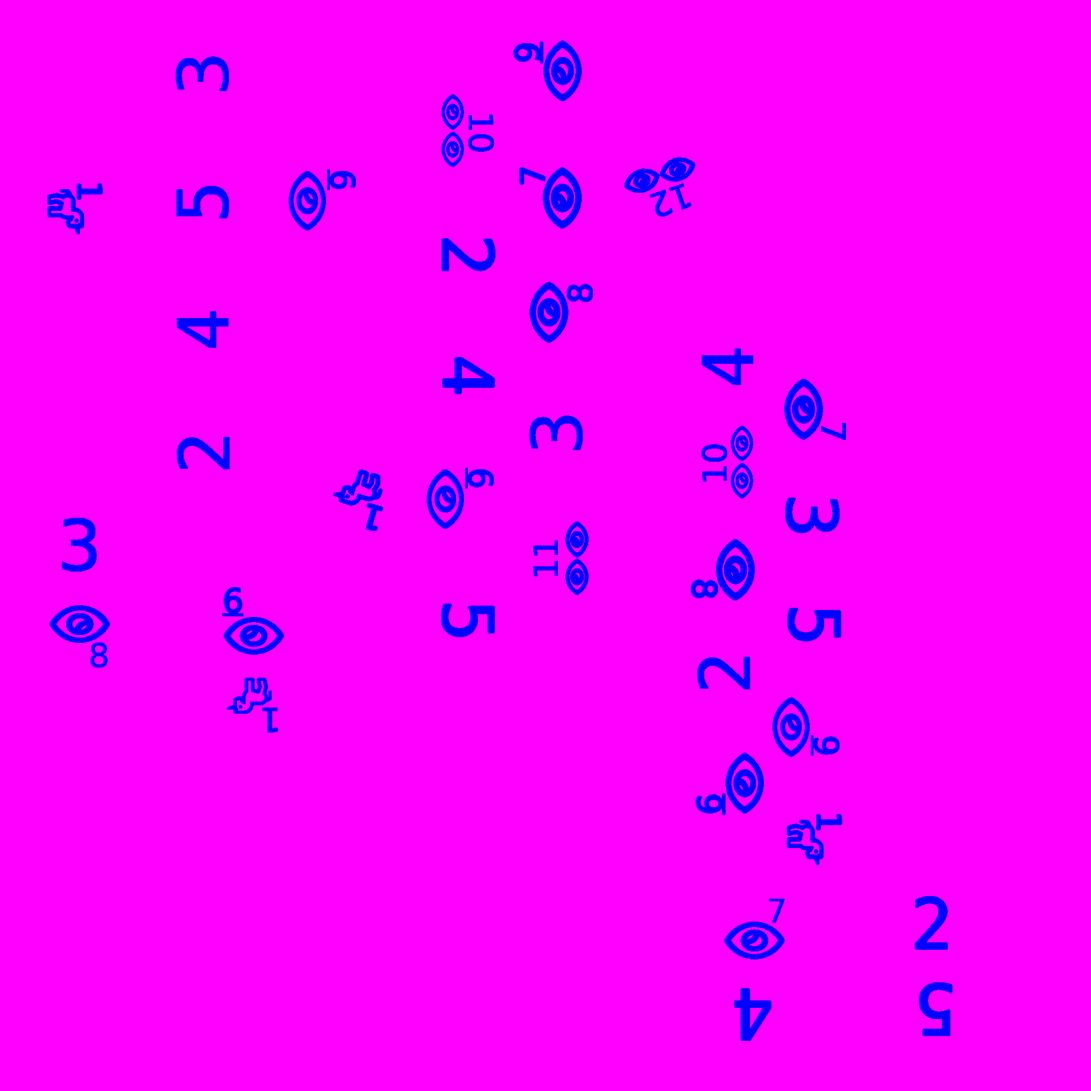
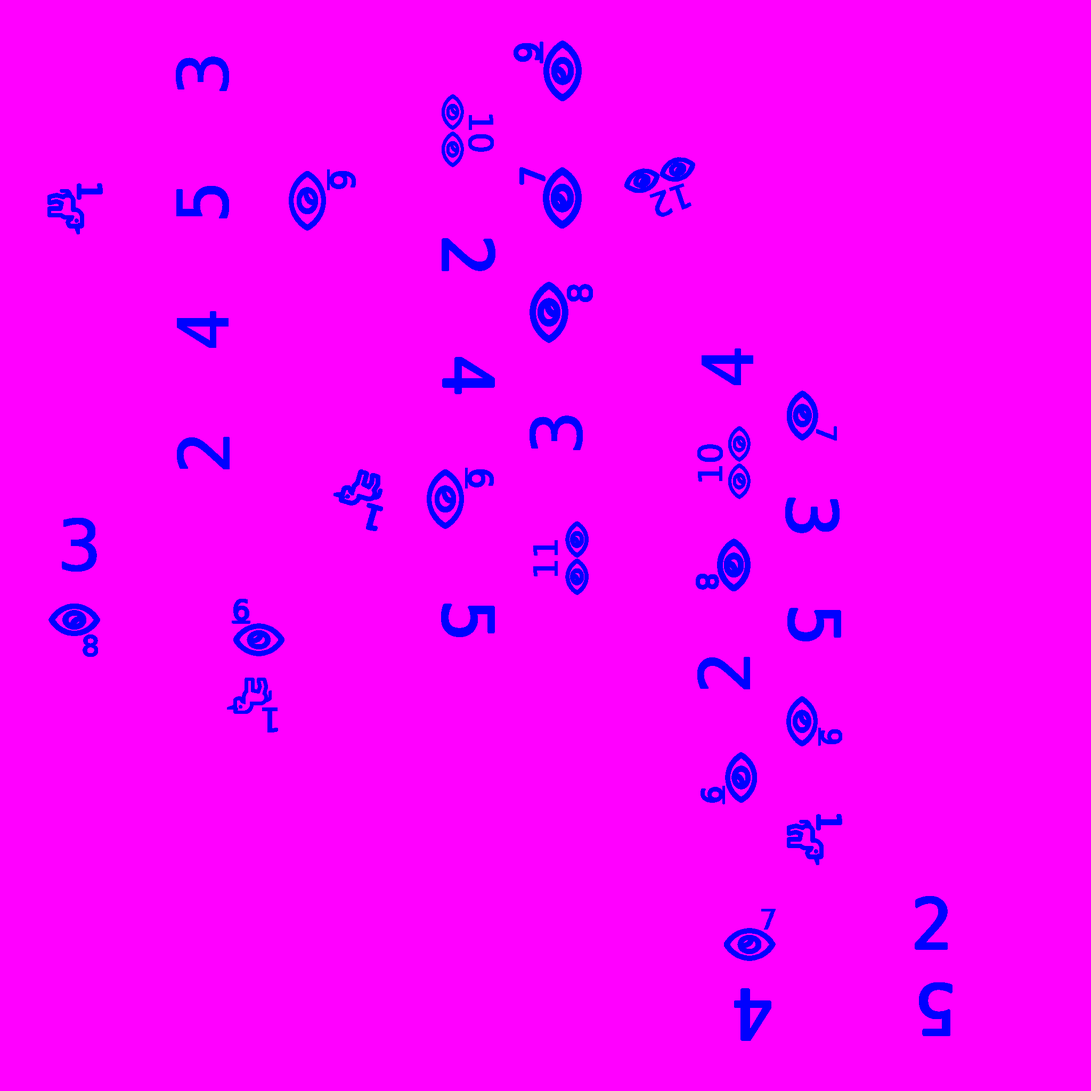
Comparing the layer stacks of the two 1091 × 1091 images. Changes:
removed layer "7 copy" over left=784, top=378, right=847, bottom=441
removed layer "7" over left=724, top=899, right=786, bottom=960
removed layer "9" over left=772, top=697, right=840, bottom=758
removed layer "double_eyes copy" over left=731, top=425, right=754, bottom=499
removed layer "6_d8" over left=222, top=587, right=285, bottom=656
removed layer "6_d10" over left=696, top=753, right=765, bottom=816
removed layer "8 copy #1" over left=691, top=539, right=756, bottom=601
removed layer "8" over left=49, top=605, right=110, bottom=668
removed layer "10 #1" over left=701, top=444, right=728, bottom=482
painted on "2 #3" over left=48, top=378, right=847, bottom=962
